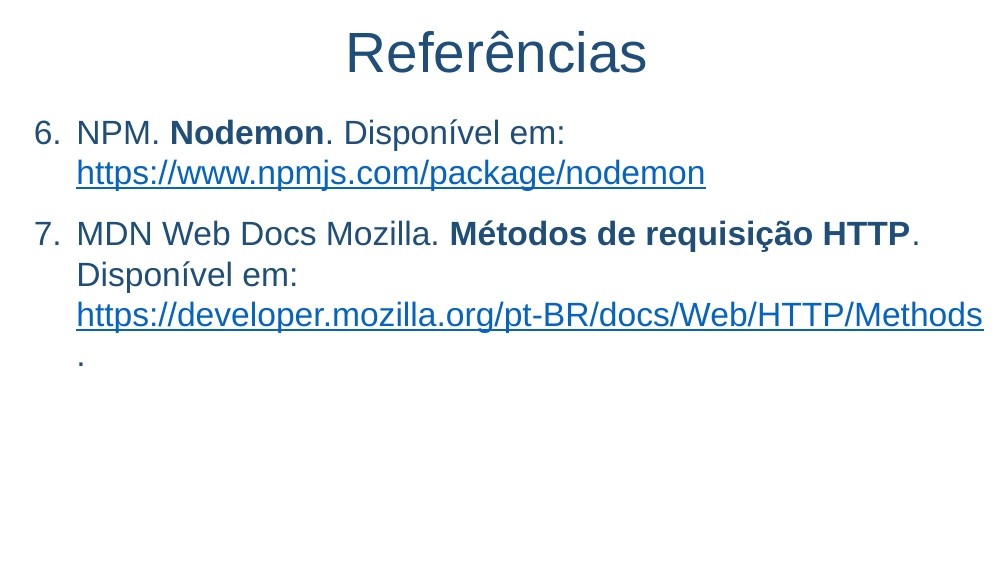
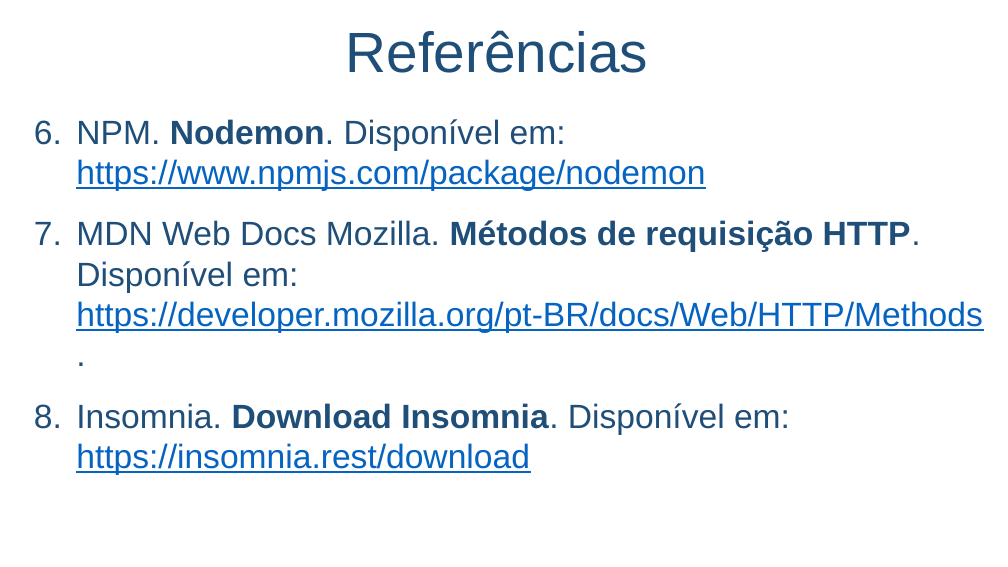
Before and after one commit to salmo-jr/public-slides, a slide deck: slide 31 of node-js.pptx (slide 17 before the commit). Drawn at 1008x567 pixels with LibreOffice and Linux fonts; fonts in the diff are those of the drawing; background and template pictures are left out. Boxes give left, top, right and bottom in pixels: in the first picture for what was removed or moved away, otherwise in the second. Text is boxed around its words. In the diff, an @@ line names an element or a change of style, - is before the commit and + after.

```diff
--- a/node-js.pptx
+++ b/node-js.pptx
@@ text at [76,403,790,475]: paragraph added @@
+8. Insomnia. Download Insomnia. Disponível em: https://insomnia.rest/download
```
Also in this commit, not shown: 8 other slides changed, 15 slides added.
